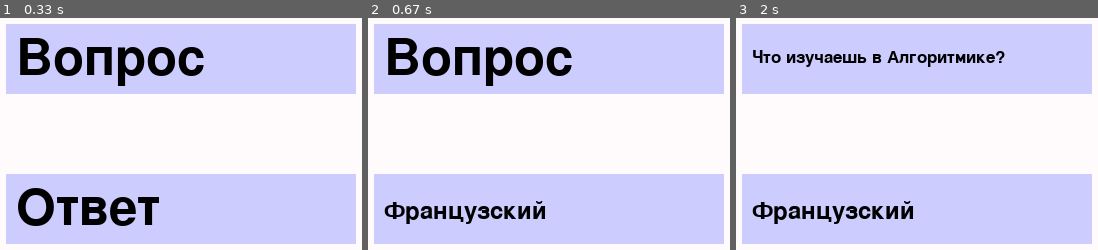
Above: before the commit, frames 1-3 (left to right).
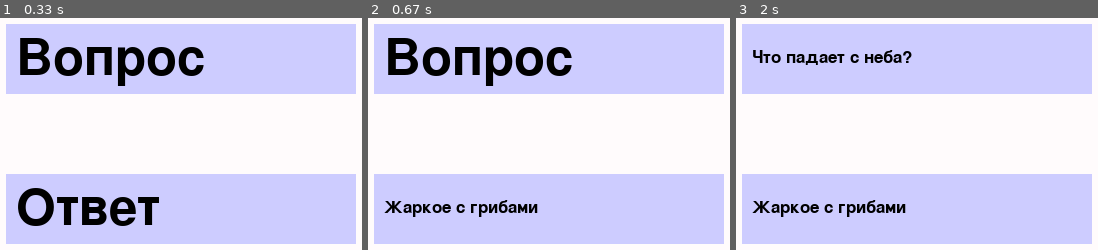
Above: after the commit, the same moments.

Repository: DimsDmitry/Group11-40
Game: pygame game, started from 1140game.py
Same seed, same stepped clock (60 frames per second), same inputs: the game is played once before the commit and once after it.
Inputs:
- Up to frame 1 (0.33 s): no input
- Up to frame 2 (0.67 s): tap A at 0.33 s
- Up to frame 3 (2 s): hold Q from 1.67 s (still down)

Frame 1 is identical in both runs. In frame 2, 2.1% of the frame differs, in the area x 4-49%, y 78-89%; in frame 3, 3.8%, in the area x 4-75%, y 13-89%.

Commit message:
30.05.2023

Diff:
--- a/1140game.py
+++ b/1140game.py
@@ -19,10 +19,15 @@
         self.rect = pygame.Rect(x, y, width, height)
         '''rectangle - прямоугольник'''
         self.fill_color = color
+        # список для хранения вопросов
+        self.titles = []
 
-    def set_text(self, text, fsize, text_color=BLACK):
-        self.text = text
-        self.image = pygame.font.Font(None, fsize).render(text, True, text_color)
+    def add_text(self, text):
+        self.titles.append(text)
+
+    def set_text(self, number, fsize, text_color=BLACK):
+        self.text = self.titles[number]
+        self.image = pygame.font.Font(None, fsize).render(self.text, True, text_color)
 
     def draw(self, shift_x, shift_y):
         pygame.draw.rect(mw, self.fill_color, self.rect)
@@ -30,11 +35,24 @@
 
 
 quest_card = TextArea(120, 100, 350, 70, LIGHT_BLUE)
-quest_card.set_text('Вопрос', 75)
+
+quest_card.add_text('Вопрос')
+quest_card.add_text('Что изучаешь в Алгоритмике?')
+quest_card.add_text('Какое твоё увлечение?')
+quest_card.add_text('На каком языке общаются в Испании?')
+quest_card.add_text('Что едят на ужин?')
+quest_card.add_text('Что падает с неба?')
+quest_card.set_text(0, 75)
 
 
 ans_card = TextArea(120, 250, 350, 70, LIGHT_BLUE)
-ans_card.set_text('Ответ', 75)
+ans_card.add_text('Ответ')
+ans_card.add_text('Python')
+ans_card.add_text('Французский')
+ans_card.add_text('Яблоки')
+ans_card.add_text('Капли дождя')
+ans_card.add_text('Жаркое с грибами')
+ans_card.set_text(0, 75)
 
 quest_card.draw(10, 10)
 ans_card.draw(10, 10)
@@ -44,23 +62,15 @@
     for event in pygame.event.get():
         if event.type == pygame.KEYDOWN:
             if event.key == pygame.K_q:
-                num = randint(1, 3)
-                if num == 1:
-                    quest_card.set_text('Что изучаешь в Алгоритмике?', 25)
-                if num == 2:
-                    quest_card.set_text('На каком языке говорят во Франции?', 25)
-                if num == 3:
-                    quest_card.set_text('Что растёт на яблоне?', 35)
+                num = randint(1, len(quest_card.titles)-1)
+                quest_card.set_text(num, 25)
+
                 quest_card.draw(10, 25)
 
             if event.key == pygame.K_a:
-                num = randint(1, 3)
-                if num == 1:
-                    ans_card.set_text('Python', 35)
-                if num == 2:
-                    ans_card.set_text('Французский', 35)
-                if num == 3:
-                    ans_card.set_text('Яблоки', 35)
+                num = randint(1, len(ans_card.titles) - 1)
+                ans_card.set_text(num, 25)
+
                 ans_card.draw(10, 25)
 
     clock.tick(40)
--- /dev/null
+++ b/indexs_lists.py
@@ -0,0 +1,6 @@
+from random import randint
+
+list1 = ['вопрос', 'раз', 'два', 'три', 'четыре', 'пять']
+             #0       1     2       3       4        5
+
+print(randint(1, len(list1)-1))
